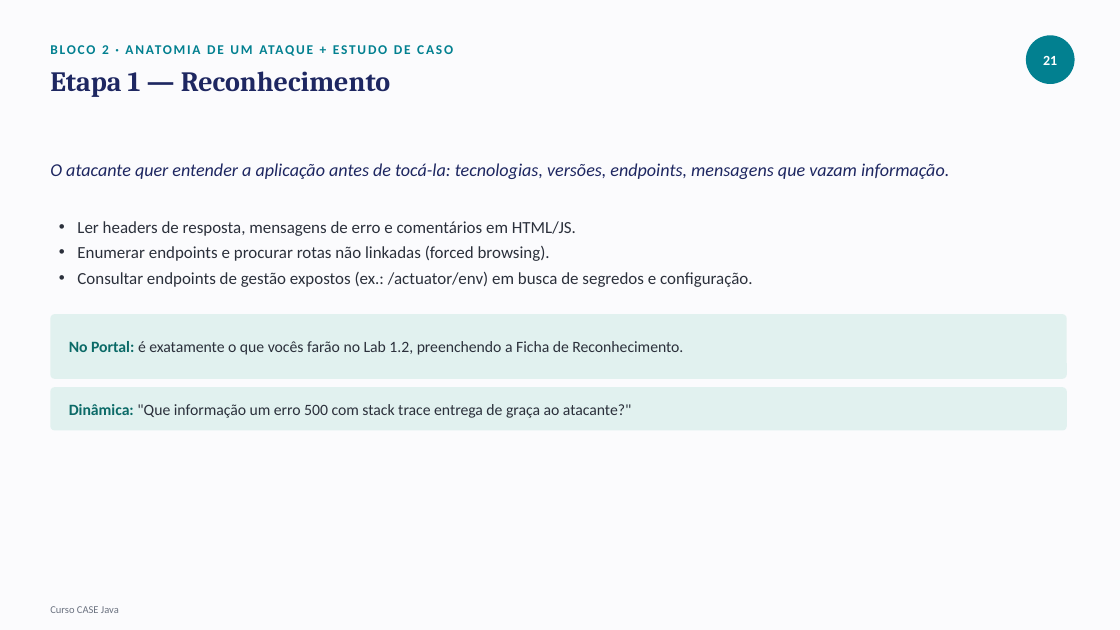
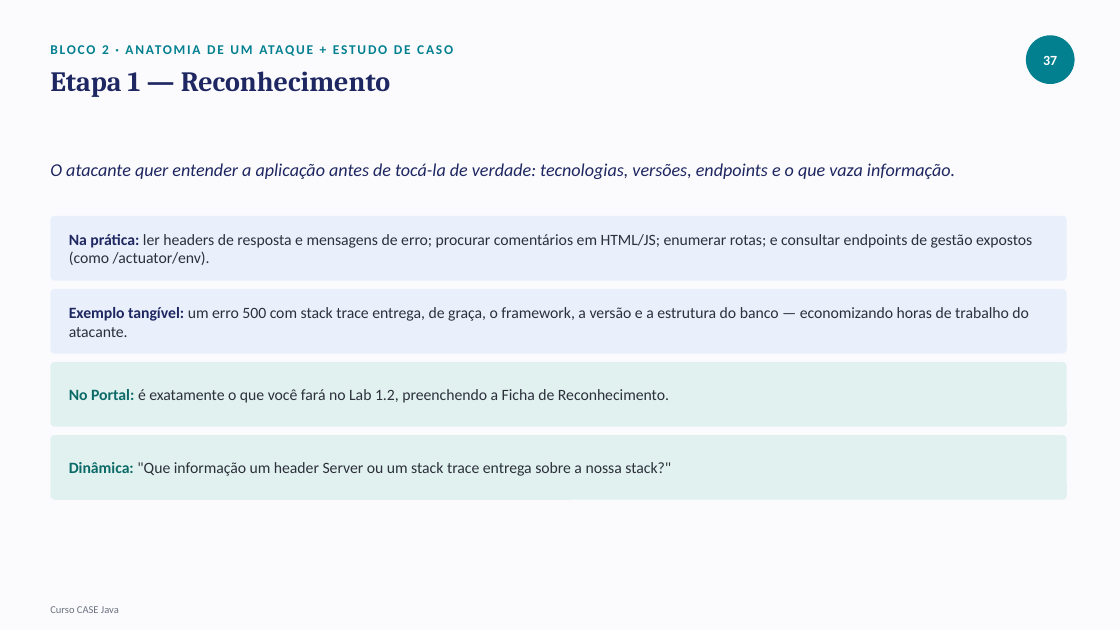
Before and after one commit to tiagocanatelliretechers/curso-case-java, a slide deck: slide 38 of materiais/aula-1/conteudo-aula-1.pptx (slide 22 before the commit). Drawn at 1120x630 pixels with LibreOffice and Linux fonts; fonts in the diff are those of the drawing. Boxes give left, top, right and bottom in pixels: in the first picture for what was removed or moved away, otherwise in the second. Text is boxed around its words. In the diff, an @@ line names an element or a change of style, - is before the commit and + after.

```diff
--- a/materiais/aula-1/conteudo-aula-1.pptx
+++ b/materiais/aula-1/conteudo-aula-1.pptx
@@ text at (x1=1043, y1=56, x2=1057, y2=65): text changed @@
-21
+37
@@ text at (x1=50, y1=163, x2=955, y2=179): text changed @@
-O atacante quer entender a aplicação antes de tocá-la: tecnologias, versões, endpoints, mensagens que vazam informação.
+O atacante quer entender a aplicação antes de tocá-la de verdade: tecnologias, versões, endpoints e o que vaza informação.
@@ rounded rectangle resized from (x1=77, y1=221, x2=576, y2=236) to (x1=50, y1=216, x2=1067, y2=281) @@
@@ rounded rectangle at (x1=50, y1=216, x2=1067, y2=281): fill none to #EAF0FB @@
@@ text at (x1=69, y1=234, x2=1032, y2=265): text changed; size 14.5 to 13.5 pt @@
-• Enumerar endpoints e procurar rotas não linkadas (forced browsing).
+Na prática: ler headers de resposta e mensagens de erro; procurar comentários em HTML/JS; enumerar rotas; e consultar endpoints de gestão expostos (como /actuator/env).
@@ text "Na prática: ler headers de ..." at (x1=69, y1=234, x2=1032, y2=265): vertical alignment top to middle @@
@@ text in rounded rectangle at (x1=77, y1=221, x2=576, y2=236): text removed @@
-• Ler headers de resposta, mensagens de erro e comentários em HTML/JS.
@@ rounded rectangle moved from (x1=50, y1=314, x2=1067, y2=379) to (x1=50, y1=289, x2=1067, y2=354) @@
@@ rounded rectangle at (x1=50, y1=289, x2=1067, y2=354): fill #E1F1EF to #EAF0FB @@
@@ text removed at (x1=77, y1=272, x2=753, y2=287) @@
-• Consultar endpoints de gestão expostos (ex.: /actuator/env) em busca de segredos e configuração.
@@ text added at (x1=69, y1=307, x2=1029, y2=337), 13.5 pt, text #2B303B @@
+Exemplo tangível: um erro 500 com stack trace entrega, de graça, o framework, a versão e a estrutura do banco — economizando horas de trabalho do atacante.
@@ rounded rectangle resized from (x1=50, y1=387, x2=1067, y2=431) to (x1=50, y1=362, x2=1067, y2=427) @@
@@ rounded rectangle at (x1=50, y1=362, x2=1067, y2=427): proportions changed @@
@@ text at (x1=69, y1=389, x2=669, y2=403): text changed @@
-No Portal: é exatamente o que vocês farão no Lab 1.2, preenchendo a Ficha de Reconhecimento.
+No Portal: é exatamente o que você fará no Lab 1.2, preenchendo a Ficha de Reconhecimento.
@@ rounded rectangle added at (x1=50, y1=435, x2=1067, y2=500), fill #E1F1EF @@
@@ text at (x1=69, y1=462, x2=671, y2=476): text changed @@
-Dinâmica: "Que informação um erro 500 com stack trace entrega de graça ao atacante?"
+Dinâmica: "Que informação um header Server ou um stack trace entrega sobre a nossa stack?"
```
Also in this commit, not shown: 31 other slides changed, 22 slides added, 5 slides removed, 1 other file.
